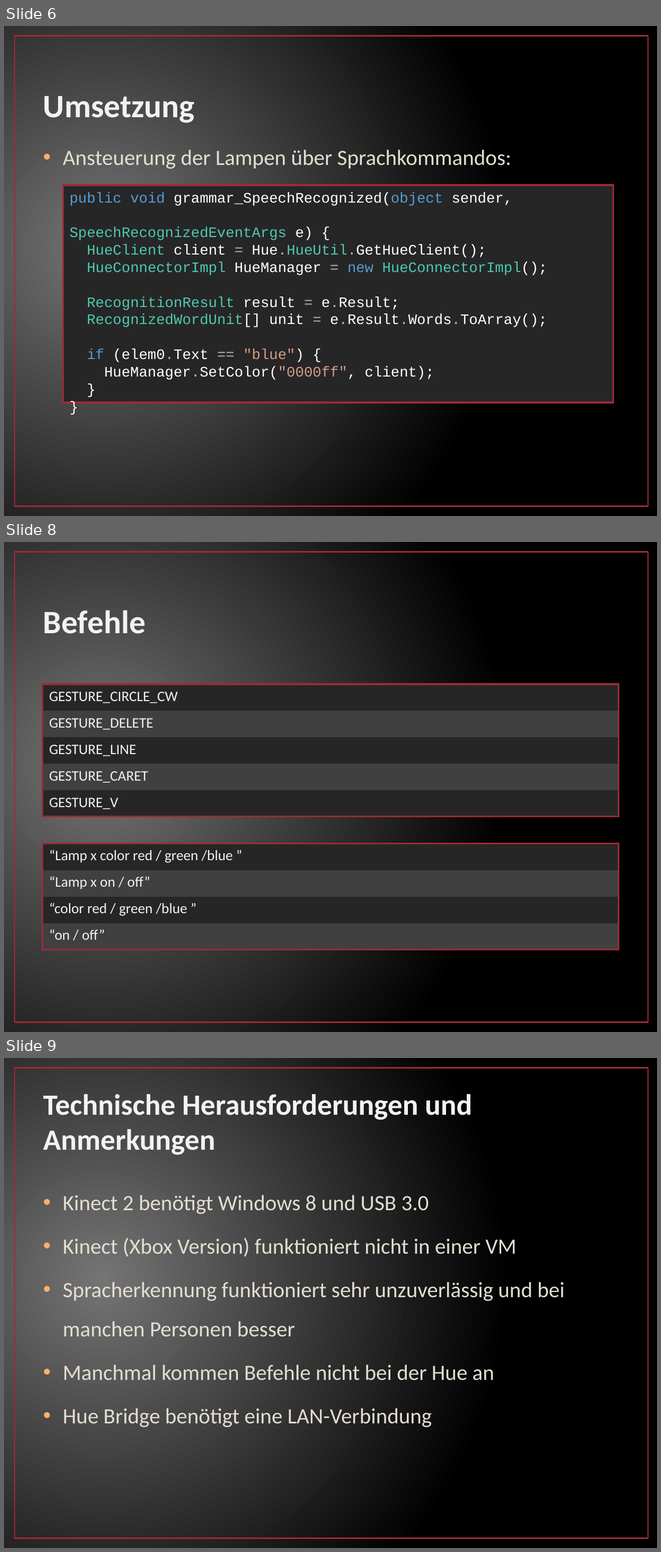
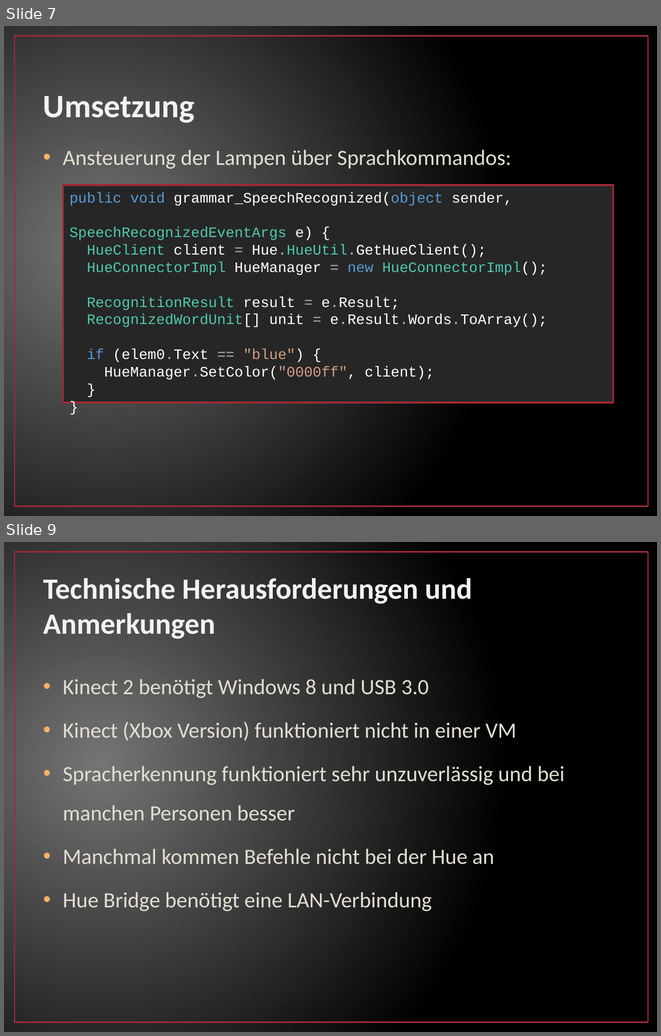
Before and after one commit to fgrebe/GestureContolForHue, a slide deck: doc/Gesture Control for Philips Hue.pptx. Shown one above the other, each under a label of ours: slides 6, 8 and 9 before the commit, slides 7 and 9 after it; the slides between them are not shown. The pictures are 661x1552 and 661x1036 pixels, drawn with LibreOffice and Linux fonts; fonts in the diff are those of the drawing. Boxes give left, top, right and bottom in pixels: in the first picture for what was removed or moved away, otherwise in the second. Text is boxed around its words. In the diff, an @@ line names an element or a change of style, - is before the commit and + after.

```diff
--- a/doc/Gesture Control for Philips Hue.pptx
+++ b/doc/Gesture Control for Philips Hue.pptx
@@ slide 8 removed at bbox=[4, 542, 657, 1032], background gradient #747474 to #000000; not listed: 1 template element that a slide beside it also shows @@
@@ title removed at bbox=[43, 610, 146, 634] @@
-Befehle
@@ table removed at bbox=[43, 685, 618, 817], 5 rows, 2 columns @@
-GESTURE_CIRCLE_CW | 
-GESTURE_DELETE | 
-GESTURE_LINE | 
-GESTURE_CARET | 
-GESTURE_V | 
@@ table removed at bbox=[43, 844, 618, 950], 4 rows, 2 columns @@
-“Lamp x color red / green /blue ” | 
-“Lamp x on / off” | 
-“color red / green /blue ” | 
-“on / off” | 
@@ what was slide 6 is now slide 7 @@
```
Also in this commit, not shown: 2 slides changed, 1 slide added.
